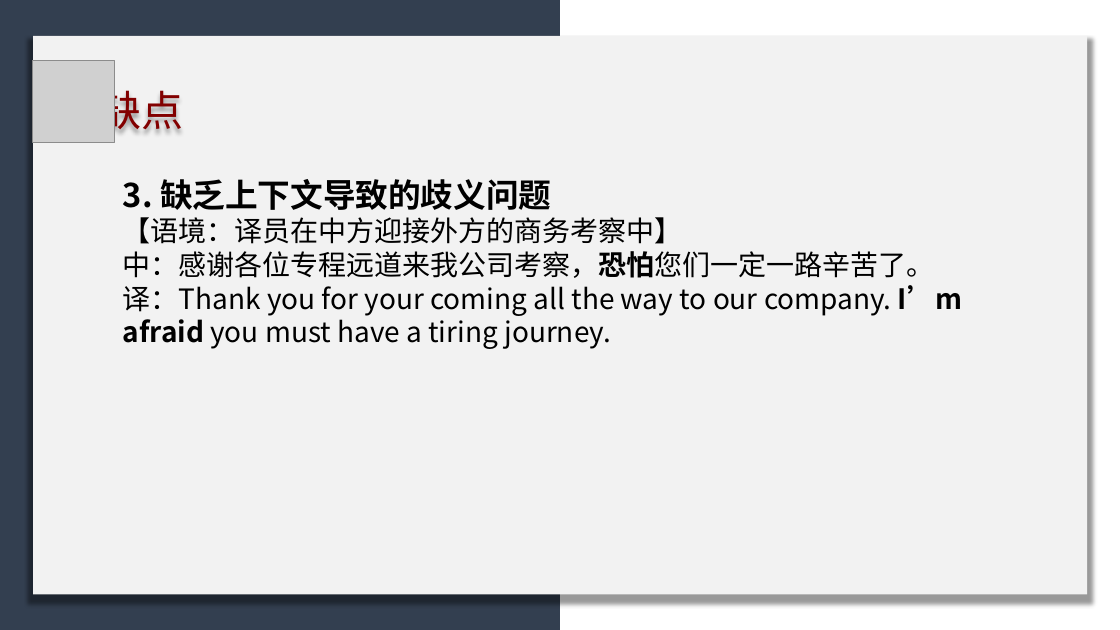
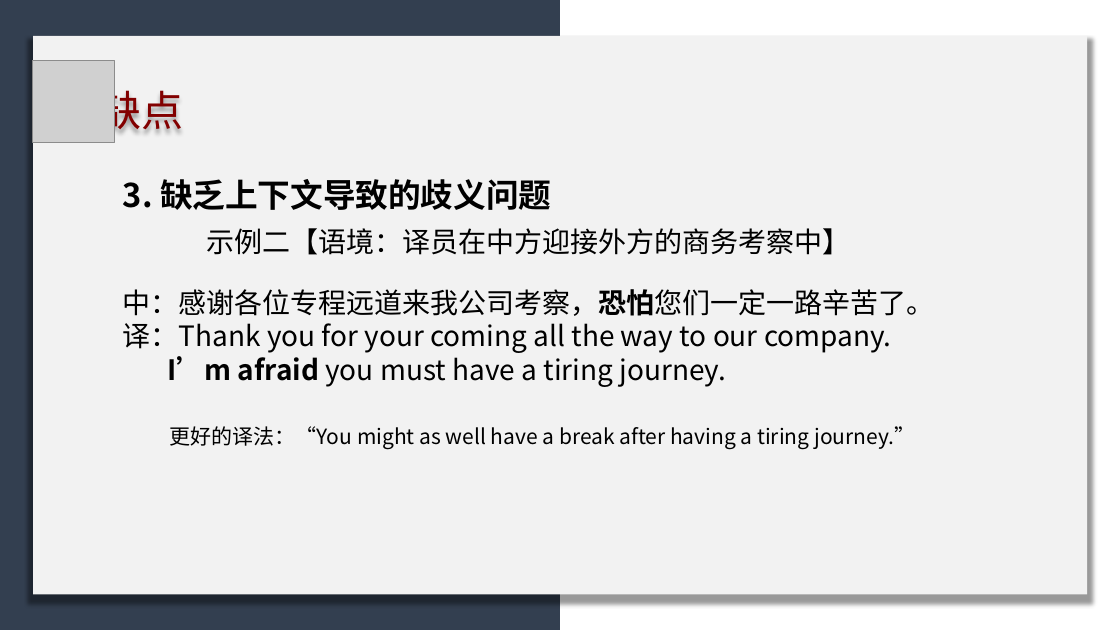
Before and after one commit to licheng0573/RosettaStone, a slide deck: slide 21 of 二组展示.pptx. Drawn at 1120x630 pixels with LibreOffice and Linux fonts; fonts in the diff are those of the drawing; grey boxes stand for pictures. Boxes give left, top, right and bottom in pixels: in the first picture for what was removed or moved away, otherwise in the second. Text is boxed around its words. In the diff, an @@ line names an element or a change of style, - is before the commit and + after.

```diff
--- a/二组展示.pptx
+++ b/二组展示.pptx
@@ text at [123,228,935,450]: text changed @@
-【语境：译员在中方迎接外方的商务考察中】
-中：感谢各位专程远道来我公司考察，恐怕您们一定一路辛苦了。
-译：Thank you for your coming all the way to our company. I’m afraid you must have a tiring journey.
+示例二【语境：译员在中方迎接外方的商务考察中】
+中：感谢各位专程远道来我公司考察，恐怕您们一定一路辛苦了。
+译：Thank you for your coming all the way to our company.
+I’m afraid you must have a tiring journey.
+更好的译法：“You might as well have a break after having a tiring journey.”
```
Also in this commit, not shown: 7 other slides changed.
